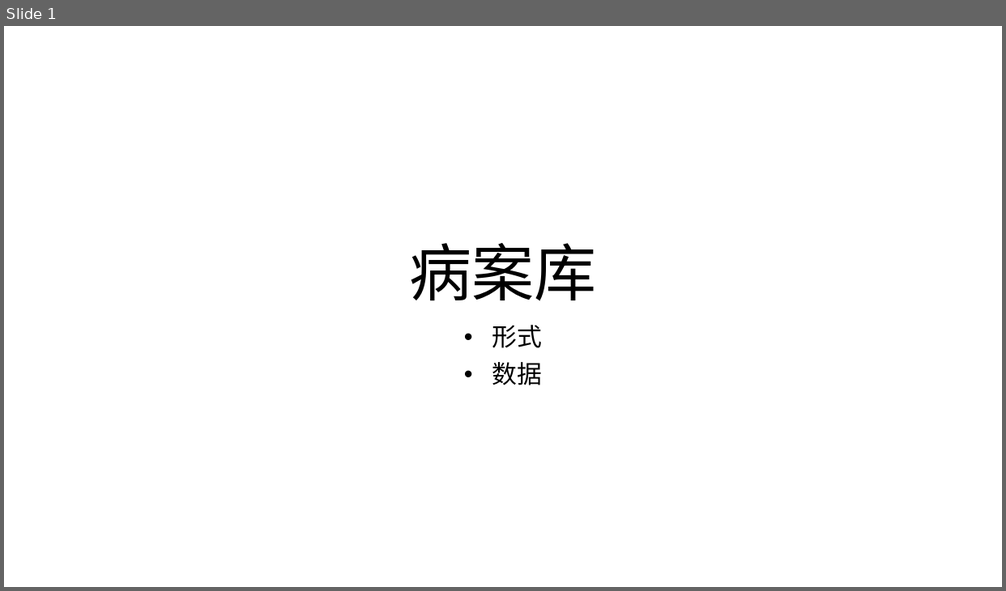
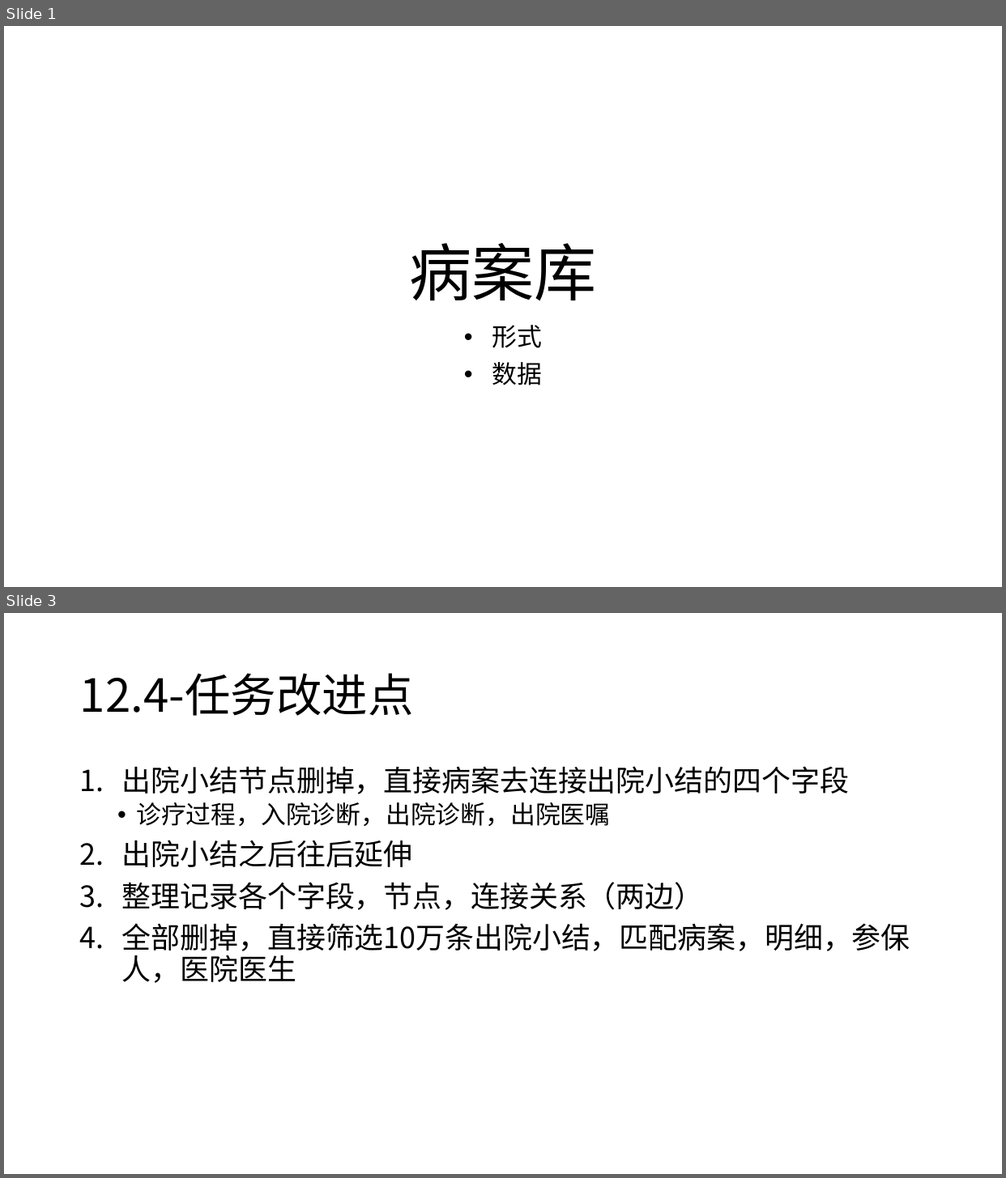
Before and after one commit to zmy1103/GNN_-, a slide deck: 病案库构建/病案库构建方案.pptx. Shown one above the other, each under a label of ours: slide 1 before the commit, slides 1 and 3 after it; the slides between them are not shown. The pictures are 1006x591 and 1006x1178 pixels, drawn with LibreOffice and Linux fonts; fonts in the diff are those of the drawing. Boxes give left, top, right and bottom in pixels: in the first picture for what was removed or moved away, otherwise in the second. Text is boxed around its words. In the diff, an @@ line names an element or a change of style, - is before the commit and + after.

```diff
--- a/病案库构建/病案库构建方案.pptx
+++ b/病案库构建/病案库构建方案.pptx
@@ slide 3 added at <box>4,613,1002,1174</box>, background #FFFFFF @@
@@ title added at <box>80,673,414,716</box>, 44 pt, text #000000 @@
+12.4-任务改进点
@@ text added at <box>122,766,910,983</box>, 28 pt, text #000000 @@
+1. 出院小结节点删掉，直接病案去连接出院小结的四个字段
+  • 诊疗过程，入院诊断，出院诊断，出院医嘱
+2. 出院小结之后往后延伸
+3. 整理记录各个字段，节点，连接关系（两边）
+4. 全部删掉，直接筛选10万条出院小结，匹配病案，明细，参保人，医院医生
```
Also in this commit, not shown: 3 slides changed, 16 other slides added.
